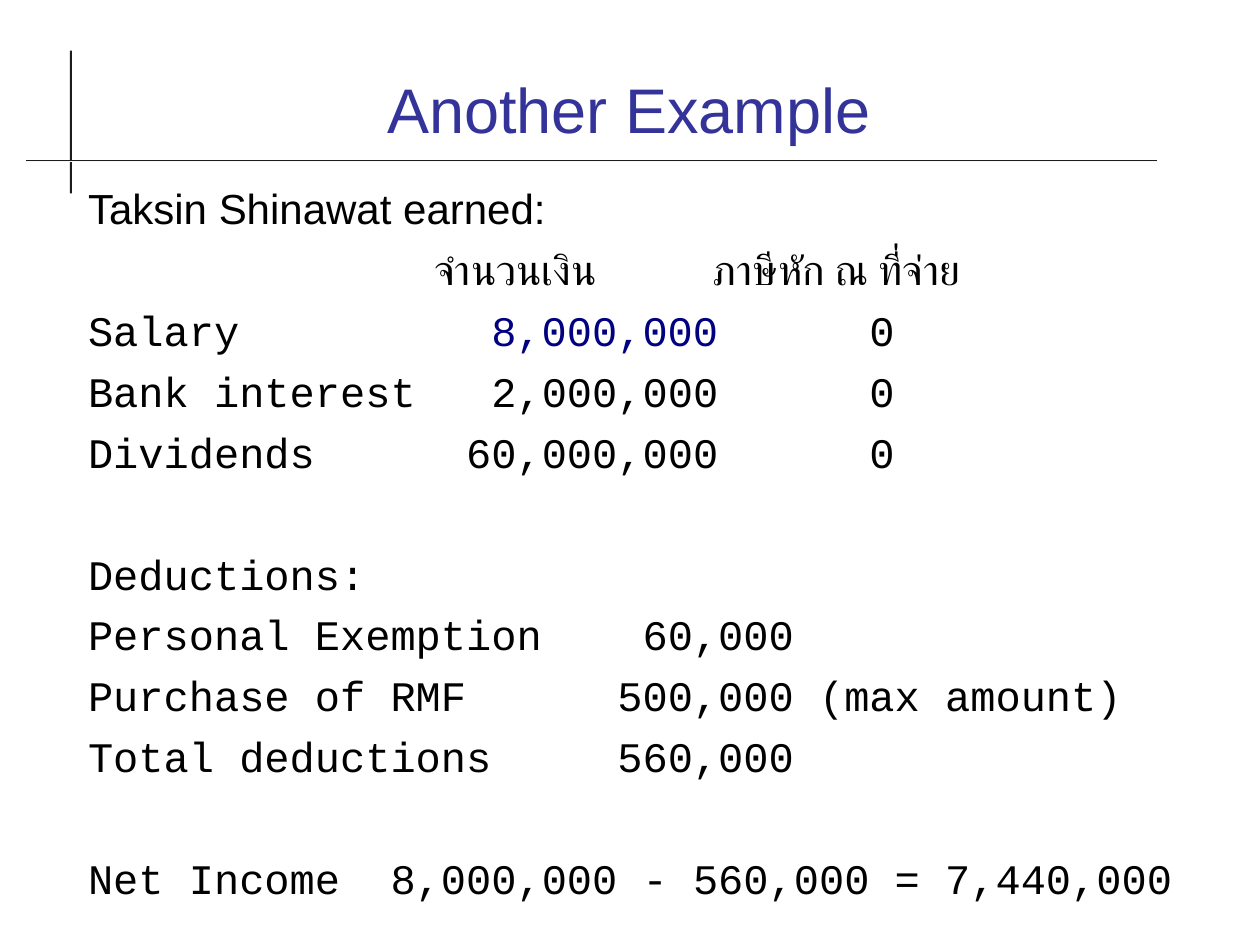
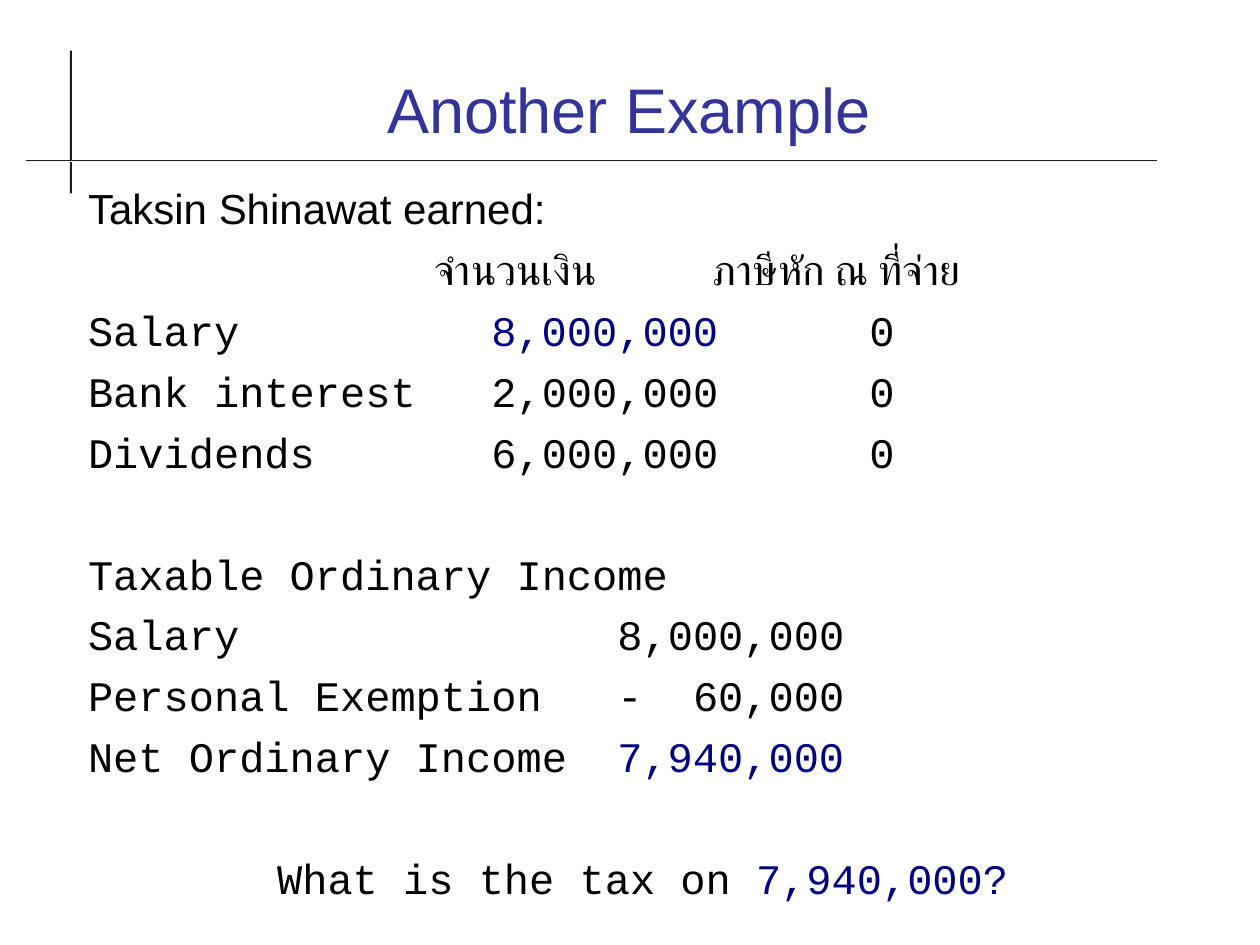
Before and after one commit to cpske/ISP, a slide deck: slide 9 of review/Week13-2022-Thai-Tax.odp. Drawn at 1260x945 pixels with LibreOffice and Linux fonts; fonts in the diff are those of the drawing. Boxes give left, top, right and bottom in pixels: in the first picture for what was removed or moved away, otherwise in the second. Text is boxed around its words. In the diff, an @@ line names an element or a change of style, - is before the commit and + after.

```diff
--- a/review/Week13-2022-Thai-Tax.odp
+++ b/review/Week13-2022-Thai-Tax.odp
@@ text at <box>88,437,1008,902</box>: text changed @@
-Dividends 60,000,000 0
-Deductions:
-Personal Exemption 60,000
-Purchase of RMF 500,000 (max amount)
-Total deductions 560,000
-Net Income 8,000,000 - 560,000 = 7,440,000
+Dividends 6,000,000 0
+Taxable Ordinary Income
+Salary 8,000,000
+Personal Exemption - 60,000
+Net Ordinary Income 7,940,000
+What is the tax on 7,940,000?
```
Also in this commit, not shown: 10 other slides changed, 2 slides added, 1 slide removed, 2 other files.
